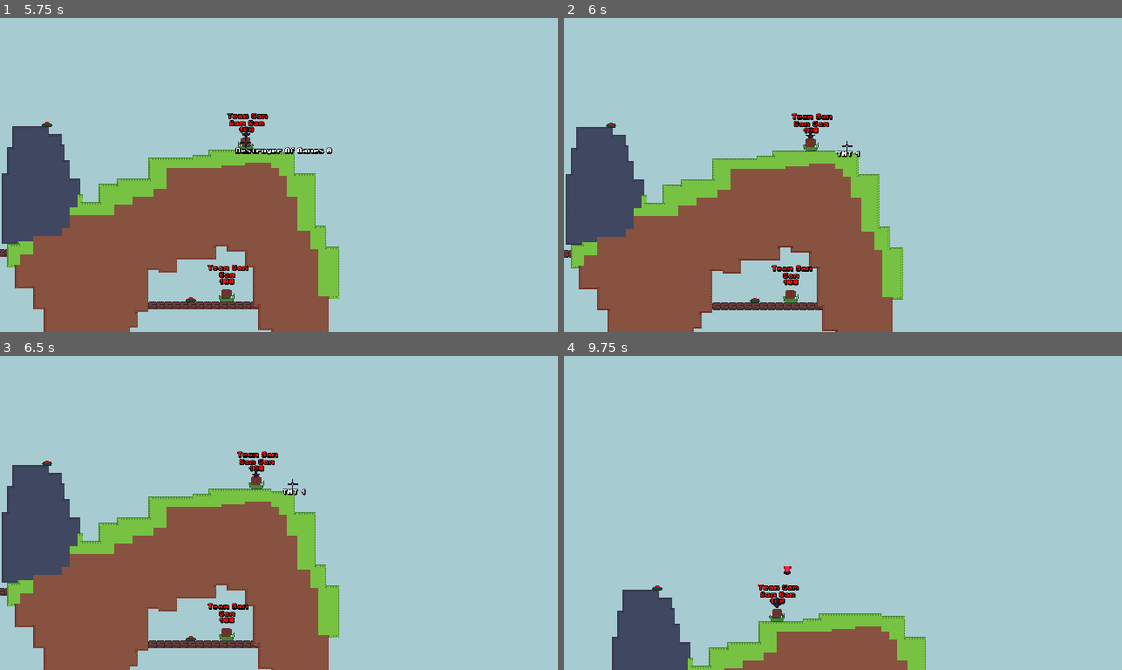
Above: before the commit, frames 1-4 (two rows, left to right).
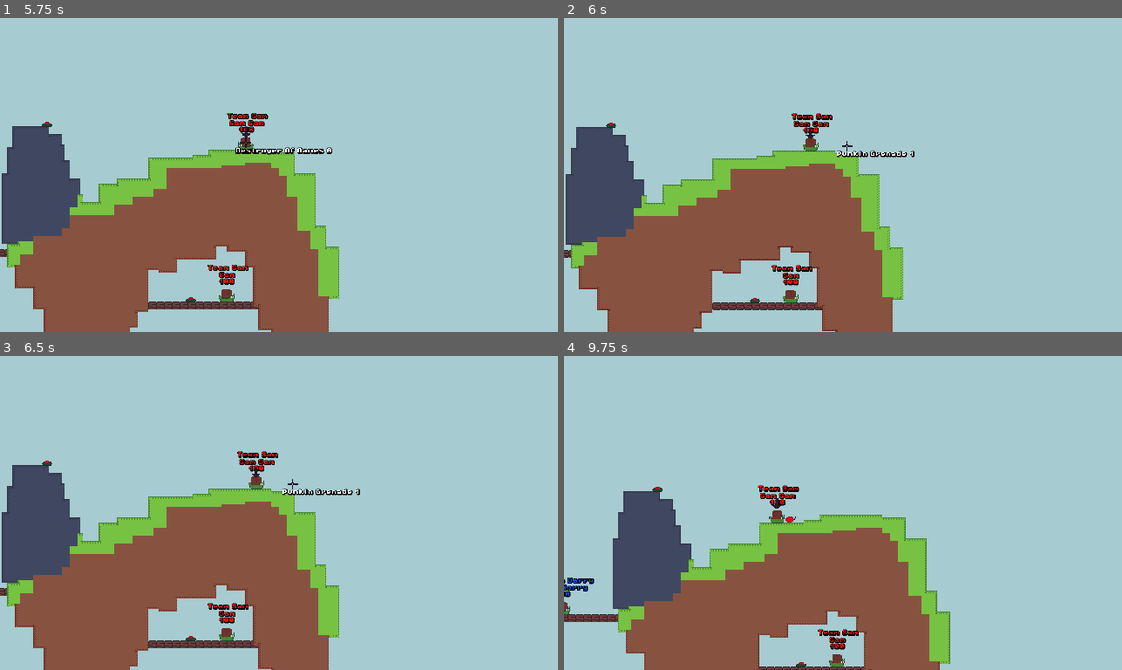
Above: after the commit, the same moments.

Repository: codingbanana21/Snail-Wars
Game: Godot game, scene res://scenes/game.tscn
The game is run twice, just before and just after one commit, with the same random seed, the same clock (stepped at 60 frames per second) and the same inputs.
Inputs (mouse positions are in pixels of both pictures, inside the frame that each line leads up to):
- Up to frame 1 (5.75 s): click "Map 1" at 0.5 s; tap Enter (skip) at 1.25 s; move the mouse to (306, 175) at 1.27 s; hold D (right) 1.28-2.78 s; tap Mouse wheel down (last_weapon) at 1.35, 2.3, 2.85, 3.8, 4.35, 5.3 s; tap W (jump) at 1.52, 2.27, 3.77, 4.52, 5.27 s; move the mouse to (251, 175) at 2.02 s; click (251, 175) at 2.1 s; move the mouse to (290, 168) at 2.77 s; hold A (left) 2.78-3.53 s; move the mouse to (273, 181) at 3.52 s; hold D (right) 3.53-5.03 s; tap Mouse wheel up (next_weapon) at 3.6 s; move the mouse to (323, 178) at 4.27 s; tap Space at 5 s; move the mouse to (234, 171) at 5.02 s; hold A (left) from 5.03 s (still down); click (234, 171) at 5.1 s
- Up to frame 2 (6 s): move the mouse to (848, 175) at 5.77 s; release A (left) at 5.78 s; hold D (right) from 5.78 s (still down); tap Mouse wheel down (last_weapon) at 5.85 s
- Up to frame 3 (6.5 s): keep holding D (right)
- Up to frame 4 (9.75 s): move the mouse to (820, 506) at 6.52 s; release D (right) at 6.53 s; hold A (left) 6.53-8.03 s; tap Mouse wheel up (next_weapon) at 6.6, 9.6 s; tap W (jump) at 6.77, 7.52, 8.27 s; tap Mouse wheel down (last_weapon) at 6.8, 7.35, 8.3, 8.85 s; move the mouse to (870, 513) at 7.27 s; move the mouse to (815, 513) at 8.02 s; hold D (right) from 8.03 s (still down); click (815, 513) at 8.1 s; move the mouse to (854, 506) at 8.77 s; move the mouse to (837, 519) at 9.52 s

Frame 1 is identical in both runs. In frame 2, 0.2% of the frame differs, in the area x 48-63%, y 42-45%; in frame 3, 0.2%; in frame 4, 27%, in the area x 0-70%, y 41-100%.

Commit message:
Added pumkin grenade

Diff:
--- a/projectiles/bomb.tscn
+++ b/projectiles/bomb.tscn
@@ -7,7 +7,7 @@
 radius = 5.0
 
 [node name="Bomb" unique_id=791496552 instance=ExtResource("1_8u238")]
-damage = 10.0
+damage = 12.0
 size = 7
 knockback = 200
 projectile_hp = 5
--- /dev/null
+++ b/projectiles/fire.tscn
@@ -0,0 +1,31 @@
+[gd_scene format=3 uid="uid://yux8onty5msp"]
+
+[ext_resource type="PackedScene" uid="uid://cubfm8w8o5obj" path="res://projectiles/projectile.tscn" id="1_6ypq2"]
+[ext_resource type="Texture2D" uid="uid://h8kw05ufxj51" path="res://assets/images/fire.png" id="2_ispoe"]
+
+[sub_resource type="CircleShape2D" id="CircleShape2D_6ypq2"]
+radius = 4.0
+
+[sub_resource type="CircleShape2D" id="CircleShape2D_dlca0"]
+radius = 6.0
+
+[node name="Fire" unique_id=791496552 instance=ExtResource("1_6ypq2")]
+damage = 3.0
+size = 3
+knockback = 400
+speed = 0.0
+gravity = 50
+projectile_hp = 7
+timer = 15.0
+bounce = true
+not_players = true
+
+[node name="Image" parent="." index="0" unique_id=2045045234]
+texture = ExtResource("2_ispoe")
+
+[node name="CollisionShape2D" parent="." index="1" unique_id=679883136]
+shape = SubResource("CircleShape2D_6ypq2")
+
+[node name="CollisionShape2D" parent="DetectBox" parent_id_path=PackedInt32Array(289666369) index="0" unique_id=1905896826]
+position = Vector2(0, 0)
+shape = SubResource("CircleShape2D_dlca0")
--- a/projectiles/fragment.tscn
+++ b/projectiles/fragment.tscn
@@ -8,7 +8,7 @@
 
 [node name="Fragment" unique_id=791496552 instance=ExtResource("1_1ak3v")]
 scale = Vector2(0.5, 0.5)
-damage = 5.0
+damage = 3.0
 size = 5
 knockback = 200
 speed = 0.0
--- /dev/null
+++ b/projectiles/pumkin_grenade.tscn
@@ -0,0 +1,29 @@
+[gd_scene format=3 uid="uid://chxtj7vdfmh1k"]
+
+[ext_resource type="PackedScene" uid="uid://cubfm8w8o5obj" path="res://projectiles/projectile.tscn" id="1_upu3b"]
+[ext_resource type="Texture2D" uid="uid://cd6j10f3xc22c" path="res://assets/images/pumkin_grenad.png" id="2_ssk2y"]
+
+[sub_resource type="CircleShape2D" id="CircleShape2D_ispoe"]
+radius = 4.0
+
+[sub_resource type="CircleShape2D" id="CircleShape2D_upu3b"]
+radius = 5.0
+
+[node name="PumkinGrenade" unique_id=791496552 instance=ExtResource("1_upu3b")]
+damage = 0.0
+size = 4
+knockback = 400
+projectile_hp = -1
+bounce = true
+spawn = true
+spawn_type = "fire"
+
+[node name="Image" parent="." index="0" unique_id=2045045234]
+texture = ExtResource("2_ssk2y")
+
+[node name="CollisionShape2D" parent="." index="1" unique_id=679883136]
+shape = SubResource("CircleShape2D_ispoe")
+
+[node name="CollisionShape2D" parent="DetectBox" parent_id_path=PackedInt32Array(289666369) index="0" unique_id=1905896826]
+position = Vector2(0, 0)
+shape = SubResource("CircleShape2D_upu3b")
--- a/scripts/Globals.gd
+++ b/scripts/Globals.gd
@@ -4,8 +4,8 @@
 var team_turn: int = 0
 var players_in_team: int = 4
 var number_of_teams: int = 2
-var teams_weapons: Array[Array] = [[-1,-1,2,4,1,1,1,0], [-1,-1,2,4,1,1,1,0]]
-#var teams_weapons: Array[Array] = [[-1,-1,-1,-1,-1,-1,-1,-1], [-1,-1,-1,-1,-1,-1,-1,-1]]
+var teams_weapons: Array[Array] = [[-1,-1,2,4,1,1,1,1,0], [-1,-1,2,4,1,1,1,1,0]]
+#var teams_weapons: Array[Array] = [[-1,-1,-1,-1,-1,-1,-1,-1,-1], [-1,-1,-1,-1,-1,-1,-1,-1,-1]]
 
 
 func next_player(skip_player: bool = false):
--- a/scripts/Mouse.gd
+++ b/scripts/Mouse.gd
@@ -4,7 +4,7 @@
 @onready var shake_timer: Timer = $ShakeTimer
 @onready var camera_2d: Camera2D = $Camera2D
 
-const WEAPONS: Array[String] = ["Rocket Launcher", "Grenade", "Drill Rocket", "Bomb", "Air Strike", "Drill Strike", "TNT", "Destroyer Of Games"]
+const WEAPONS: Array[String] = ["Rocket Launcher", "Grenade", "Drill Rocket", "Bomb", "Air Strike", "Drill Strike", "TNT", "Pumkin Grenade", "Destroyer Of Games"]
 
 var moving: bool = false
 var shake_amount: float = 0.0
--- a/scripts/player.gd
+++ b/scripts/player.gd
@@ -21,7 +21,7 @@
 const SPEED: float = 6.0
 const JUMP: Vector2 = Vector2(90, -350.0)
 const PLAYER_GRAVITY: float = 30.0
-const WEAPONS: Array[String] = ["rocket", "grenade", "drill", "bomb", "air_strike", "drill_strike", "tnt", "destroyer_of_games"]
+const WEAPONS: Array[String] = ["rocket", "grenade", "drill", "bomb", "air_strike", "drill_strike", "tnt", "pumkin_grenade", "destroyer_of_games"]
 
 var projectile_speed: float = 0.0
 var hp: float = 100.0
@@ -78,9 +78,9 @@
 			if Input.is_action_just_pressed("last_weapon"):
 				weapon -= 1
 				if weapon < 0:
-					weapon = 7
+					weapon = 8
 
-			weapon %= 8
+			weapon %= 9
 			Mouse.weapon_left = str(Globals.teams_weapons[team_number][weapon])
 			Mouse.weapon = weapon
 
--- a/scripts/projectile.gd
+++ b/scripts/projectile.gd
@@ -43,12 +43,12 @@
 	move_and_slide()
 
 	if is_on_floor() and bounce:
-		velocity.x = temp_velocity.x * 0.9
+		velocity.x = temp_velocity.x * 0.95
 		velocity.y = temp_velocity.y * -0.65
 
 	if is_on_wall() and bounce:
 		velocity.x = temp_velocity.x * -0.65
-		velocity.y = temp_velocity.y * 0.9
+		velocity.y = temp_velocity.y * 0.95
 
 
 func explode(end_explode: bool = false):
@@ -57,13 +57,13 @@
 	var hit_particle: GPUParticles2D = load("res://scenes/hit_particle.tscn").instantiate()
 	hit_particle.global_position = global_position
 	hit_particle.emitting = true
-	hit_particle.amount = int(damage)
+	hit_particle.amount = clampi(int(damage), 1, 200)
 	get_parent().add_child(hit_particle)
 
 	if spawn:
 		get_parent().shot_projectile("res://projectiles/"+spawn_type+".tscn", global_position)
 
-	if projectile_hp <= 0 or end_explode:
+	if projectile_hp == 0 or end_explode:
 		end_explode = true
 		queue_free()
 
Binary file added: assets/images/fire.png
Not shown, added: assets/images/fire.png.import
Binary file added: assets/images/pumkin_grenad.png
Not shown, added: assets/images/pumkin_grenad.png.import
